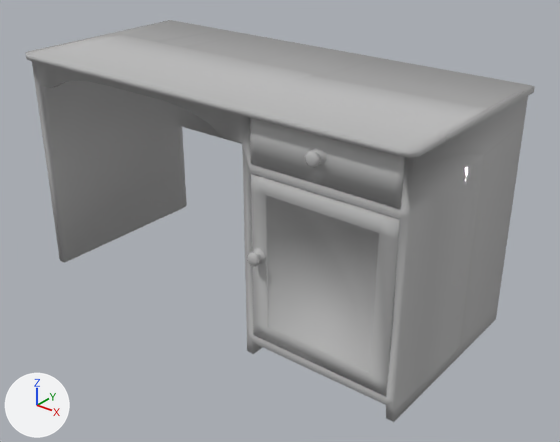
The FBX model MrTest/Assets/Game/Table/table_anim.fbx as it was, and as the next commit left it.
Rendered twice from a 50 mm camera at (52.5, -45.7, 33.0) aimed at (18.9, -3.6, 6.9). Lighting does not change. The marker at lower left points along +X, +Y and +Z.

Names of what the first picture shows: 'box', 'door_1', 'main'.
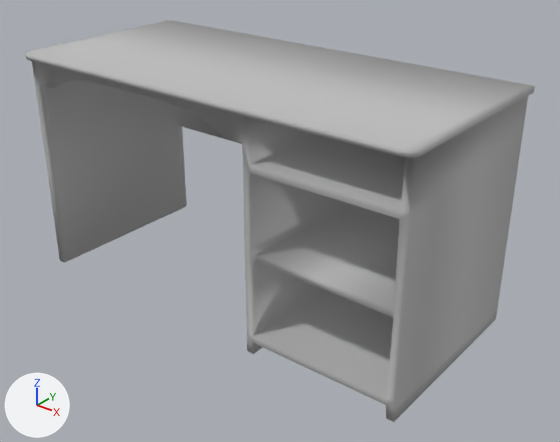
The newer file is also turned or shifted as a whole; pictures and numbers use the older file's frame.

Location of each change, [x1, y1, x2, y2] in pixels of the pictures (560 x 442 px):
'door_1', deleted: before [247, 174, 400, 396]
'box', deleted: before [250, 118, 405, 209]

Diff of the bpy script that builds the scene:
```diff
--- a/MrTest/Assets/Game/Table/table_anim.fbx.py
+++ b/MrTest/Assets/Game/Table/table_anim.fbx.py
@@ ob_box @@
-ob_box = bpy.data.objects.new('box', me_mesh_002)
-ob_box.location = (27.73, -3.64, 14.75)
@@ ob_door_1 @@
-ob_door_1 = bpy.data.objects.new('door_1', me_mesh_001)
-ob_door_1.location = (33.19, -10.55, 7.89)
```
